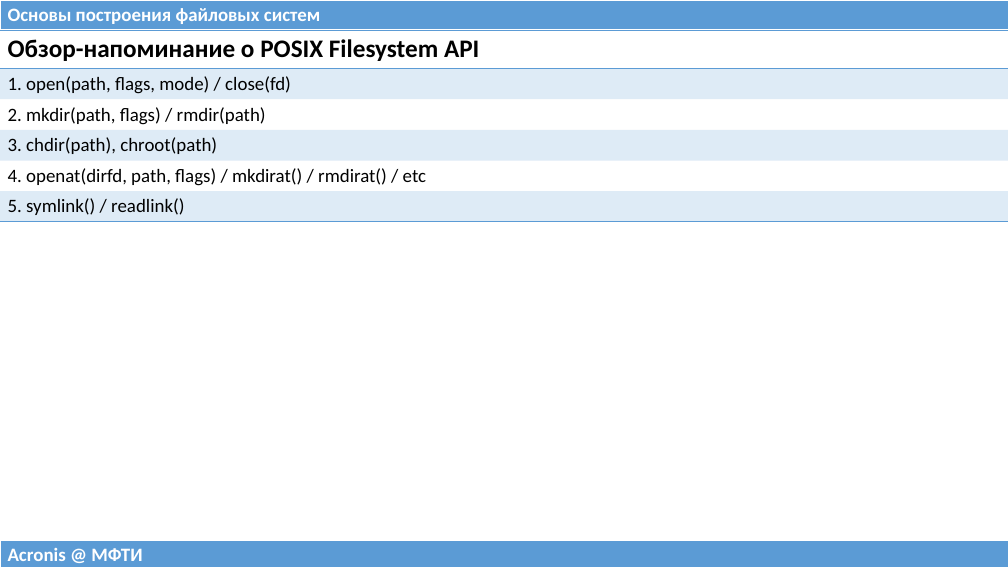
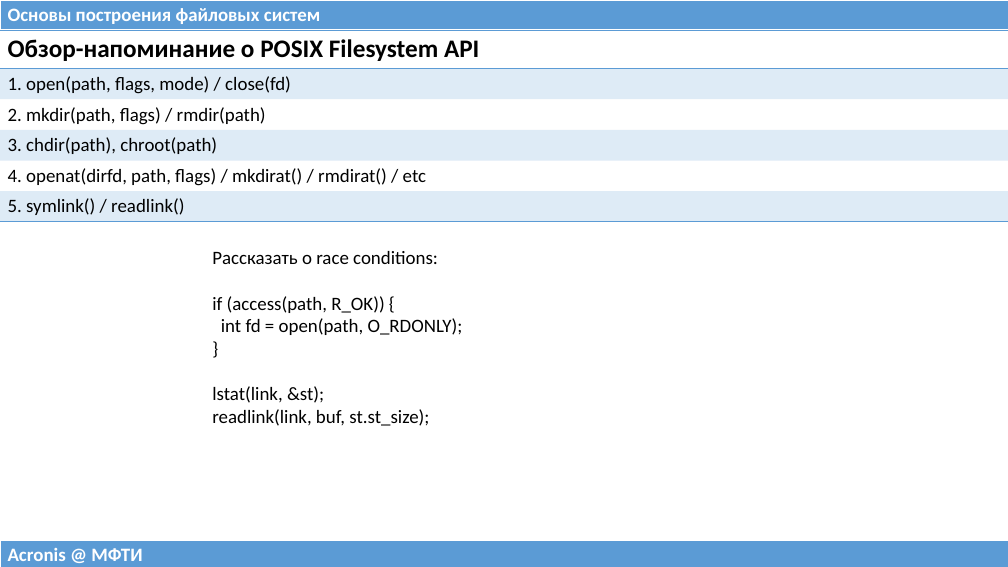
Before and after one commit to 75cc8545e7b021ed280ed0ef99fc7fc4/filesystems-101, a slide deck: slide 36 of talks/src/class00.pptx. Drawn at 1008x567 pixels with LibreOffice and Linux fonts; fonts in the diff are those of the drawing. Boxes give left, top, right and bottom in pixels: in the first picture for what was removed or moved away, otherwise in the second. Text is boxed around its words. In the diff, an @@ line names an element or a change of style, - is before the commit and + after.

```diff
--- a/talks/src/class00.pptx
+++ b/talks/src/class00.pptx
@@ text added at bbox=[212, 251, 463, 426], 18 pt, text #000000 @@
+Рассказать о race conditions:
+if (access(path, R_OK)) {
+int fd = open(path, O_RDONLY);
+}
+lstat(link, &st);
+readlink(link, buf, st.st_size);
```
Also in this commit, not shown: 1 other slide changed.
